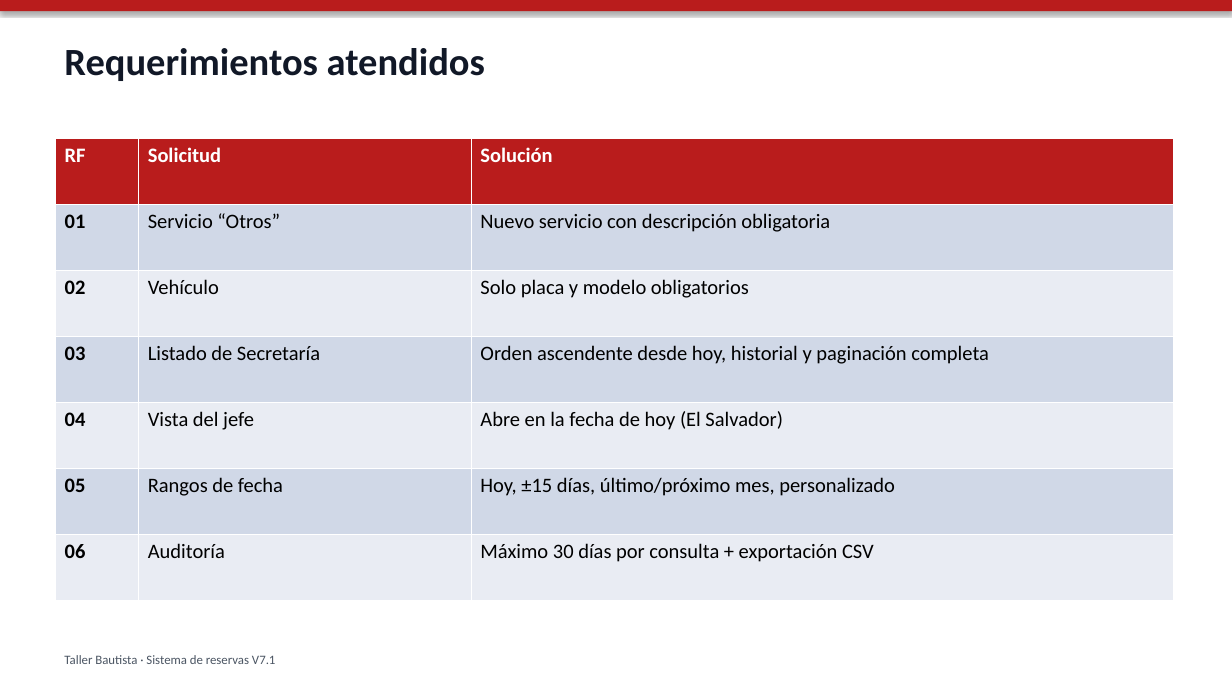
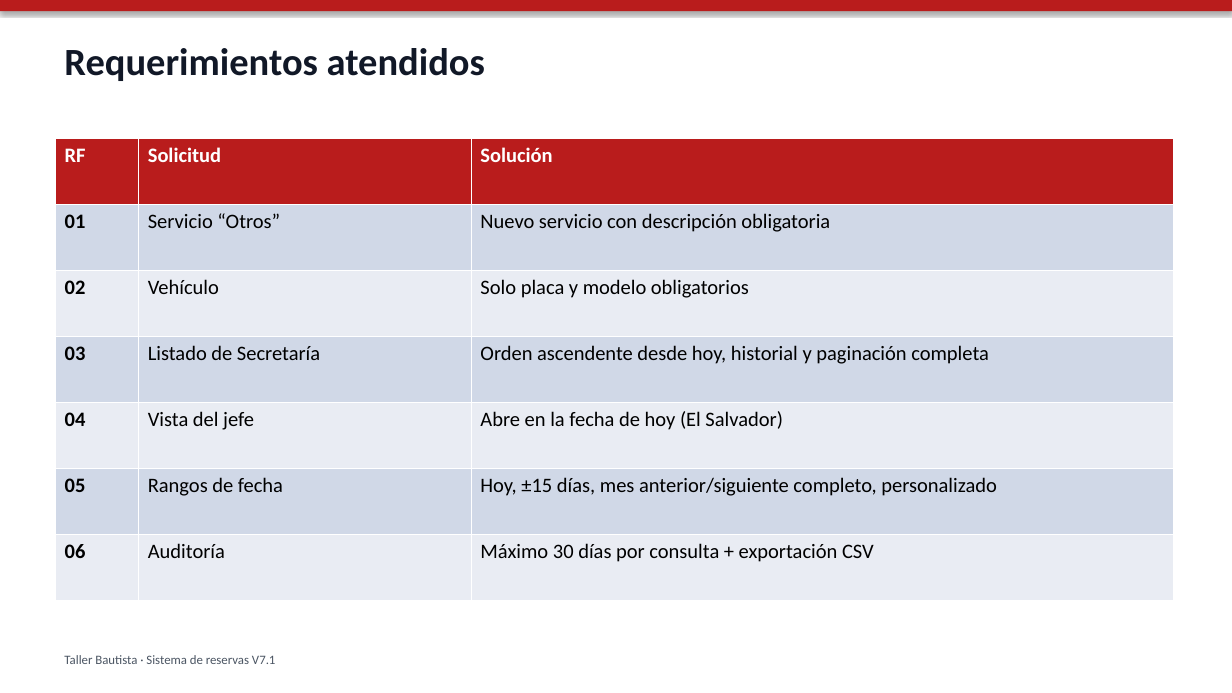
Before and after one commit to 1gnaguzmn/SistemaRESERVAS_KeyTechInc, a slide deck: slide 3 of docs/presentacion/Presentacion_Mejoras_V7_1.pptx. Drawn at 1232x693 pixels with LibreOffice and Linux fonts; fonts in the diff are those of the drawing. Boxes give left, top, right and bottom in pixels: in the first picture for what was removed or moved away, otherwise in the second. Text is boxed around its words. In the diff, an @@ line names an element or a change of style, - is before the commit and + after.

```diff
--- a/docs/presentacion/Presentacion_Mejoras_V7_1.pptx
+++ b/docs/presentacion/Presentacion_Mejoras_V7_1.pptx
@@ table at [55, 139, 1174, 601] @@
-row 6, column 3: Hoy, ±15 días, último/próximo mes, personalizado
+row 6, column 3: Hoy, ±15 días, mes anterior/siguiente completo, personalizado
```
Also in this commit, not shown: 2 other slides changed, 7 other files.
